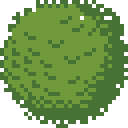
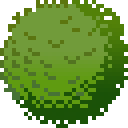
Layer changes from the first (128, 128) image to the second:
added layer "Layer 2" above "Layer 1" over [left=0, top=0, right=128, bottom=128]
hid "Layer 1" over [left=0, top=0, right=128, bottom=128]
